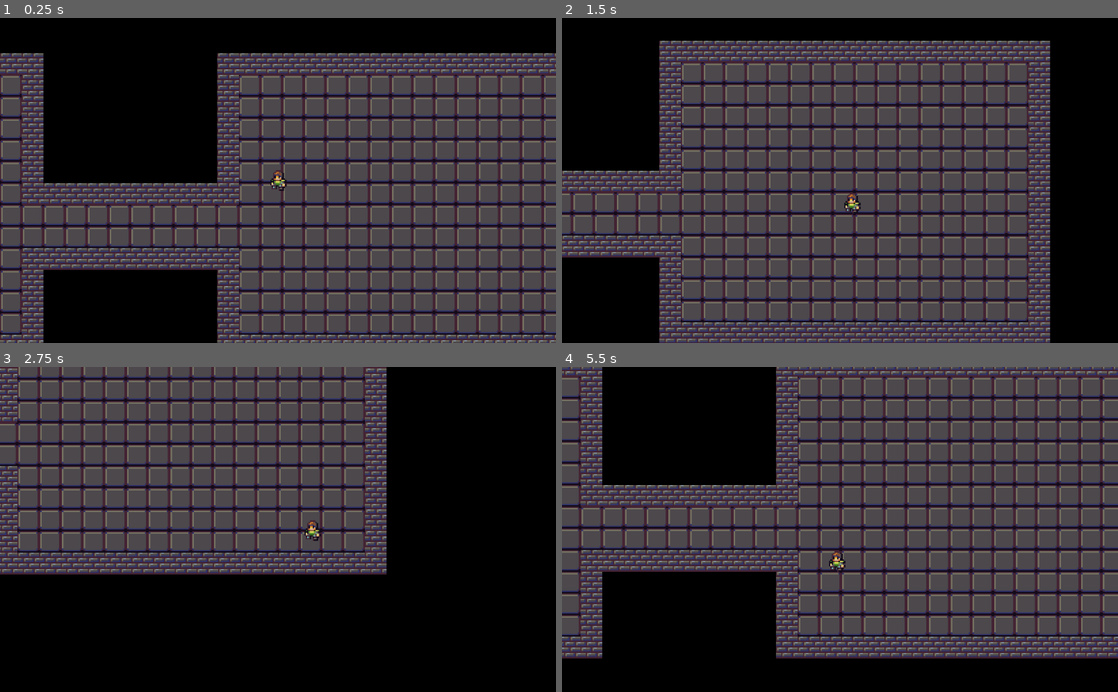
Above: before the commit, frames 1-4 (two rows, left to right).
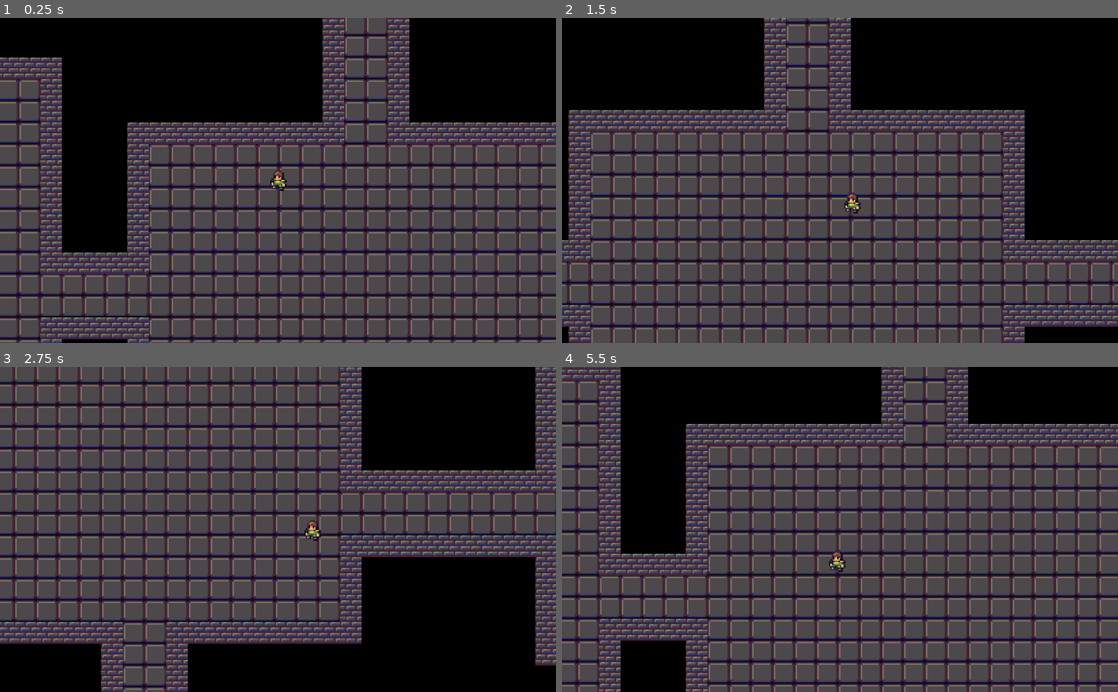
Above: after the commit, the same moments.

Repository: 3akev/waterblade
Game: Godot game, scene res://Main.tscn
Same seed, same stepped clock (60 frames per second), same inputs: the game is played once before the commit and once after it.
Inputs:
- Up to frame 1 (0.25 s): no input
- Up to frame 2 (1.5 s): tap Enter at 0.5 s; hold D (right) 0.53-1.28 s; hold S (down) from 1.28 s (still down)
- Up to frame 3 (2.75 s): release S (down) at 2.03 s; hold D (right) from 2.03 s (still down)
- Up to frame 4 (5.5 s): release D (right) at 2.78 s; hold W (up) 2.78-3.53 s; hold A (left) 3.53-5.03 s; hold S (down) from 5.03 s (still down)

The runs differ from the first frame. In frame 1, 60% of the frame differs, in the area x 0-100%, y 0-100%; in frame 2, 61%; in frame 3, 54%; in frame 4, 68%.

Commit message:
Refactor dungeon generation code

Diff:
--- a/Core/Constants.gd
+++ b/Core/Constants.gd
@@ -6,5 +6,5 @@
 const MIN_ROOM_SIZE = Vector2(15, 12)
 
 const ROOM_SLOT_SIZE = MAX_ROOM_SIZE + Vector2(2, 2)
-const MIN_ROOMS_PER_DUNGEON = 4
-const MAX_ROOMS_PER_DUNGEON = 9
+const MIN_ROOMS_PER_DUNGEON = 6
+const MAX_ROOMS_PER_DUNGEON = 18
--- /dev/null
+++ b/Core/Dungeon/Dungeon.gd
@@ -0,0 +1,49 @@
+extends Node
+
+const DungeonPlacer = preload("res://Core/Dungeon/DungeonPlacer.gd")
+const directions = [Vector2.LEFT, Vector2.RIGHT, Vector2.UP, Vector2.DOWN]
+
+var rng
+var dungeon_placer
+var rooms = {}
+
+func _init(_rng, tilemap):
+	rng = _rng
+	dungeon_placer = DungeonPlacer.new(tilemap)
+
+func generate_dungeon():
+	var room = get_room(Vector2(0, 0))
+	dungeon_placer.place_room(room)
+	rooms[Vector2(0, 0)] = room
+
+	var num_rooms = rng.randi_range(Constants.MIN_ROOMS_PER_DUNGEON, Constants.MAX_ROOMS_PER_DUNGEON) - 1
+	for _i in range(num_rooms):
+		create_next_room()
+
+func create_next_room():
+	var room_slots = rooms.keys()
+	room_slots.shuffle()
+
+	var previous_room_slot = room_slots[0]
+
+	var direction = directions[rng.randi_range(0, 3)]
+	var room_slot = previous_room_slot + direction
+
+	if room_slot in rooms:
+		return create_next_room()
+
+	var room = get_room(room_slot)
+
+	dungeon_placer.place_room(room)
+	if direction in [Vector2.UP, Vector2.DOWN]:
+		dungeon_placer.create_v_tunnel(rooms[previous_room_slot], room)
+	else:
+		dungeon_placer.create_h_tunnel(rooms[previous_room_slot], room)
+	rooms[room_slot] = room
+
+func get_room(room_slot):
+	var room = Rect2(0, 0, rng.randi_range(Constants.MIN_ROOM_SIZE.x, Constants.MAX_ROOM_SIZE.x), rng.randi_range(Constants.MIN_ROOM_SIZE.y, Constants.MAX_ROOM_SIZE.y))
+	room.position = room_slot * Constants.ROOM_SLOT_SIZE
+	room.position.x += (Constants.ROOM_SLOT_SIZE.x * (room_slot.x + 1) - room.end.x) / 2
+	room.position.y += (Constants.ROOM_SLOT_SIZE.y * (room_slot.y + 1) - room.end.y) / 2
+	return room
--- /dev/null
+++ b/Core/Dungeon/DungeonPlacer.gd
@@ -0,0 +1,57 @@
+extends Node
+
+var tilemap
+var floor_index
+var wall_index
+
+func _init(_tilemap):
+	tilemap = _tilemap
+	floor_index = tilemap.tile_set.find_tile_by_name("Floor")
+	wall_index = tilemap.tile_set.find_tile_by_name("Wall")
+
+func place_room(rect):
+	place_floor(rect)
+	# place walls around the room
+	for x in range(rect.position.x, rect.end.x + 1):
+		tilemap.set_cell(x, rect.position.y, wall_index)
+		tilemap.set_cell(x, rect.end.y, wall_index)
+	for y in range(rect.position.y, rect.end.y + 1):
+		tilemap.set_cell(rect.position.x, y, wall_index)
+		tilemap.set_cell(rect.end.x, y, wall_index)
+
+func create_h_tunnel(room1, room2):
+	var start
+	var end
+	if room1.position.x < room2.position.x:
+		start = room1.end.x
+		end = room2.position.x
+	else:
+		start = room2.end.x
+		end = room1.position.x
+	var y = clamp(room1.position.y + room1.size.y/2, room2.position.y + 2, room2.end.y - 2)
+	for x in range(start, end + 1):
+		tilemap.set_cell(x, y - 1, wall_index)
+		tilemap.set_cell(x, y, floor_index)
+		tilemap.set_cell(x, y + 1, floor_index)
+		tilemap.set_cell(x, y + 2, wall_index)
+
+func create_v_tunnel(room1, room2):
+	var start
+	var end
+	if room1.position.y < room2.position.y:
+		start = room1.end.y
+		end = room2.position.y
+	else:
+		start = room2.end.y
+		end = room1.position.y
+	var x = clamp(room1.position.x + room1.size.x/2, room2.position.x + 2, room2.end.x - 2)
+	for y in range(start, end + 1):
+		tilemap.set_cell(x - 1, y, wall_index)
+		tilemap.set_cell(x, y, floor_index)
+		tilemap.set_cell(x + 1, y, floor_index)
+		tilemap.set_cell(x + 2, y, wall_index)
+
+func place_floor(rect):
+	for x in range(rect.position.x + 1, rect.end.x):
+		for y in range(rect.position.y + 1, rect.end.y):
+			tilemap.set_cell(x, y, floor_index)
--- a/Core/World.gd
+++ b/Core/World.gd
@@ -1,101 +1,10 @@
 extends Node2D
 
+const Dungeon = preload("res://Core/Dungeon/Dungeon.gd")
 onready var tilemap = $TileMap
-var floor_index
-var wall_index
 var rng = RandomNumberGenerator.new()
-var directions = [Vector2.LEFT, Vector2.RIGHT, Vector2.UP, Vector2.DOWN]
-
-var rooms = {}
-
 
 func _ready():
 	VisualServer.set_default_clear_color(Color.black)
-	floor_index = tilemap.tile_set.find_tile_by_name("Floor")
-	wall_index = tilemap.tile_set.find_tile_by_name("Wall")
-
 	rng.randomize()
-	create_dungeon()
-
-func create_dungeon():
-	var room = get_room(Vector2(0, 0))
-	create_room(room)
-	rooms[Vector2(0, 0)] = room
-
-	var num_rooms = rng.randi_range(Constants.MIN_ROOMS_PER_DUNGEON, Constants.MAX_ROOMS_PER_DUNGEON) - 1
-	for i in range(num_rooms):
-		create_next_room()
-
-func create_next_room():
-	var room_slots = rooms.keys()
-	room_slots.shuffle()
-
-	var previous_room_slot = room_slots[0]
-
-	var direction = directions[rng.randi_range(0, 3)]
-	var room_slot = previous_room_slot + direction
-
-	if room_slot in rooms:
-		return create_next_room()
-
-	var room = get_room(room_slot)
-
-	create_room(room)
-	if direction in [Vector2.UP, Vector2.DOWN]:
-		create_v_tunnel(rooms[previous_room_slot], room)
-	else:
-		create_h_tunnel(rooms[previous_room_slot], room)
-	rooms[room_slot] = room
-
-func get_room(room_slot):
-	var room = Rect2(0, 0, rng.randi_range(Constants.MIN_ROOM_SIZE.x, Constants.MAX_ROOM_SIZE.x), rng.randi_range(Constants.MIN_ROOM_SIZE.y, Constants.MAX_ROOM_SIZE.y))
-	room.position = room_slot * Constants.ROOM_SLOT_SIZE
-	room.position.x += (Constants.ROOM_SLOT_SIZE.x * (room_slot.x + 1) - room.end.x) / 2
-	room.position.y += (Constants.ROOM_SLOT_SIZE.y * (room_slot.y + 1) - room.end.y) / 2
-	return room
-
-func create_room(rect):
-	# place walls around the room
-	for x in range(rect.position.x, rect.end.x + 1):
-		tilemap.set_cell(x, rect.position.y, wall_index)
-		tilemap.set_cell(x, rect.end.y, wall_index)
-	for y in range(rect.position.y, rect.end.y + 1):
-		tilemap.set_cell(rect.position.x, y, wall_index)
-		tilemap.set_cell(rect.end.x, y, wall_index)
-
-	# place floors in the room
-	for x in range(rect.position.x + 1, rect.end.x):
-		for y in range(rect.position.y + 1, rect.end.y):
-			tilemap.set_cell(x, y, floor_index)
-
-func create_h_tunnel(room1, room2):
-	var start
-	var end
-	if room1.position.x < room2.position.x:
-		start = room1.end.x
-		end = room2.position.x
-	else:
-		start = room2.end.x
-		end = room1.position.x
-	var y = clamp(room1.position.y + room1.size.y/2, room2.position.y + 2, room2.end.y - 2)
-	for x in range(start, end + 1):
-		tilemap.set_cell(x, y - 1, wall_index)
-		tilemap.set_cell(x, y, floor_index)
-		tilemap.set_cell(x, y + 1, floor_index)
-		tilemap.set_cell(x, y + 2, wall_index)
-
-func create_v_tunnel(room1, room2):
-	var start
-	var end
-	if room1.position.y < room2.position.y:
-		start = room1.end.y
-		end = room2.position.y
-	else:
-		start = room2.end.y
-		end = room1.position.y
-	var x = clamp(room1.position.x + room1.size.x/2, room2.position.x + 2, room2.end.x - 2)
-	for y in range(start, end + 1):
-		tilemap.set_cell(x - 1, y, wall_index)
-		tilemap.set_cell(x, y, floor_index)
-		tilemap.set_cell(x + 1, y, floor_index)
-		tilemap.set_cell(x + 2, y, wall_index)
+	Dungeon.new(rng, tilemap).generate_dungeon()
--- a/Main.tscn
+++ b/Main.tscn
@@ -45,8 +45,7 @@
 script = ExtResource( 2 )
 
 [node name="TileMap" type="TileMap" parent="World"]
-position = Vector2( -496.952, -110.766 )
-tile_set = SubResource( 1 )
+tile_set = SubResource( 2 )
 cell_size = Vector2( 16, 16 )
 cell_quadrant_size = 64
 cell_clip_uv = true
@@ -56,7 +55,7 @@
 script = ExtResource( 4 )
 
 [node name="Player" parent="Entities" instance=ExtResource( 6 )]
-position = Vector2( 60.0839, 46.8496 )
+position = Vector2( 159.597, 106.557 )
 
 [node name="Systems" type="Node2D" parent="." groups=[
 "Systems",
Not shown: 2 places in Main.tscn that only renumber resources
